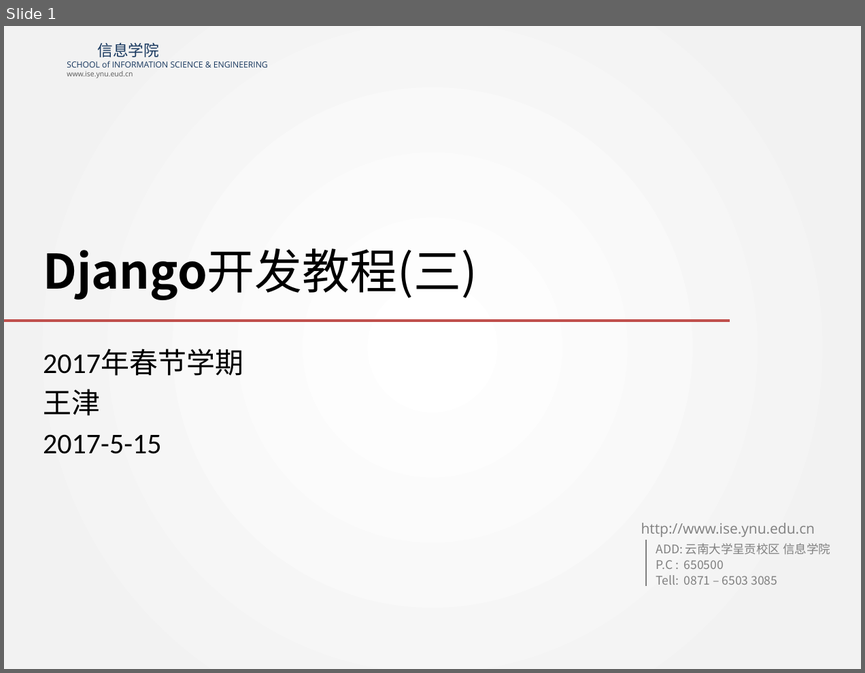
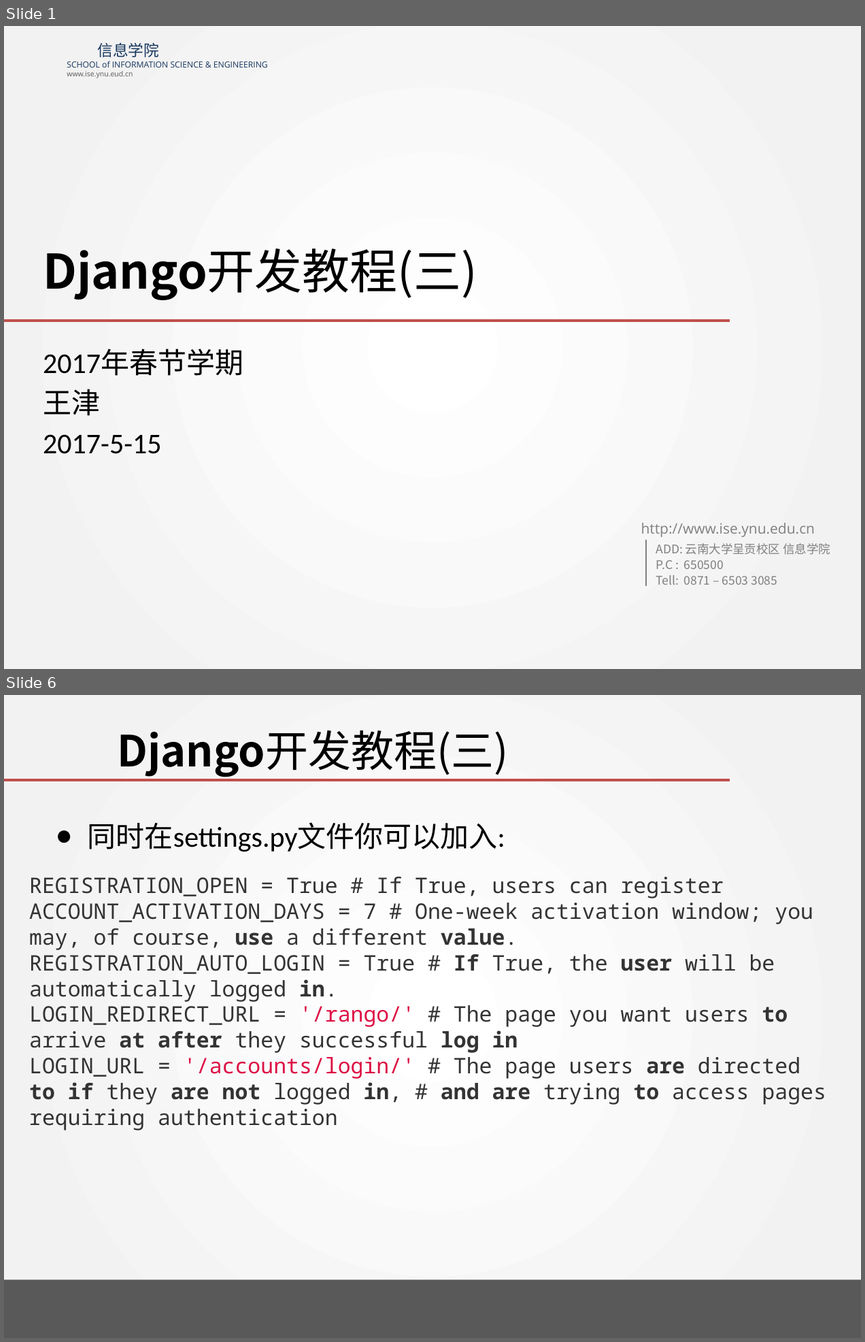
Before and after one commit to wangjin0818/Creative_Experiment, a slide deck: week 10/Tango with Django - III.pptx. Shown one above the other, each under a label of ours: slide 1 before the commit, slides 1 and 6 after it; the slides between them are not shown. The pictures are 865x673 and 865x1342 pixels, drawn with LibreOffice and Linux fonts; fonts in the diff are those of the drawing; background and template pictures are left out. Boxes give left, top, right and bottom in pixels: in the first picture for what was removed or moved away, otherwise in the second. Text is boxed around its words. In the diff, an @@ line names an element or a change of style, - is before the commit and + after.

Commit message:
week 10 fixed!

```diff
--- a/week 10/Tango with Django - III.pptx
+++ b/week 10/Tango with Django - III.pptx
@@ slide 6 added at [4, 695, 861, 1338], background gradient #FFFFFF to #F2F2F2 @@
@@ title added at [117, 730, 508, 777], 36 pt, text #000000 @@
+Django开发教程(三)
@@ line added from (4, 780) to (729, 780), #C0504D 2 pt @@
@@ text added at [88, 822, 505, 852], 24 pt, text #000000 @@
+● 同时在settings.py文件你可以加入:
@@ text added at [29, 877, 825, 1130], 18 pt, text #333333 @@
+REGISTRATION_OPEN = True # If True, users can register
+ACCOUNT_ACTIVATION_DAYS = 7 # One-week activation window; you may, of course, use a different value.
+REGISTRATION_AUTO_LOGIN = True # If True, the user will be automatically logged in.
+LOGIN_REDIRECT_URL = '/rango/' # The page you want users to arrive at after they successful log in
+LOGIN_URL = '/accounts/login/' # The page users are directed to if they are not logged in, # and are trying to access pages requiring authentication
@@ rectangle added at [4, 1279, 861, 1338], fill #595959 @@
```
Also in this commit, not shown: 2 slides changed, 33 other slides added, 1 slide removed, 4 other files.
